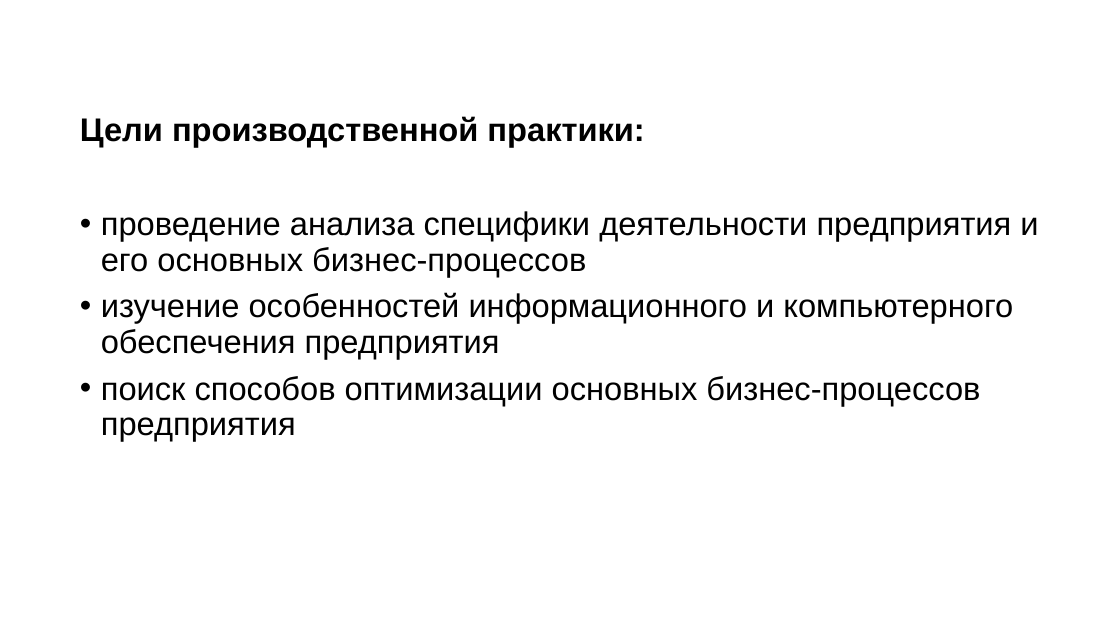
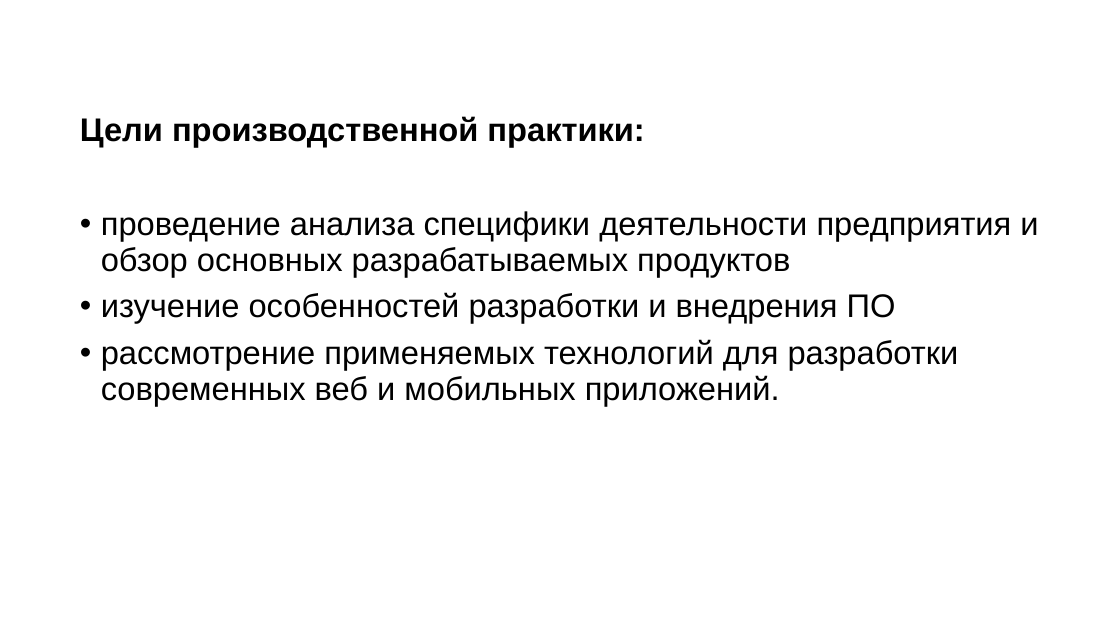
Before and after one commit to dsyt17/works, a slide deck: slide 4 of Отчет по практике/Отчет Гончаров.pptx. Drawn at 1120x630 pixels with LibreOffice and Linux fonts; fonts in the diff are those of the drawing. Boxes give left, top, right and bottom in pixels: in the first picture for what was removed or moved away, otherwise in the second. Text is boxed around its words. In the diff, an @@ line names an element or a change of style, - is before the commit and + after.

```diff
--- a/Отчет по практике/Отчет Гончаров.pptx
+++ b/Отчет по практике/Отчет Гончаров.pptx
@@ text at box(101, 211, 1038, 406): text changed @@
-• проведение анализа специфики деятельности предприятия и его основных бизнес-процессов
-• изучение особенностей информационного и компьютерного обеспечения предприятия
-• поиск способов оптимизации основных бизнес-процессов предприятия
+• проведение анализа специфики деятельности предприятия и обзор основных разрабатываемых продуктов
+• изучение особенностей разработки и внедрения ПО
+• рассмотрение применяемых технологий для разработки современных веб и мобильных приложений.
```
Also in this commit, not shown: 2 other slides changed, 8 slides added, 7 slides removed.
